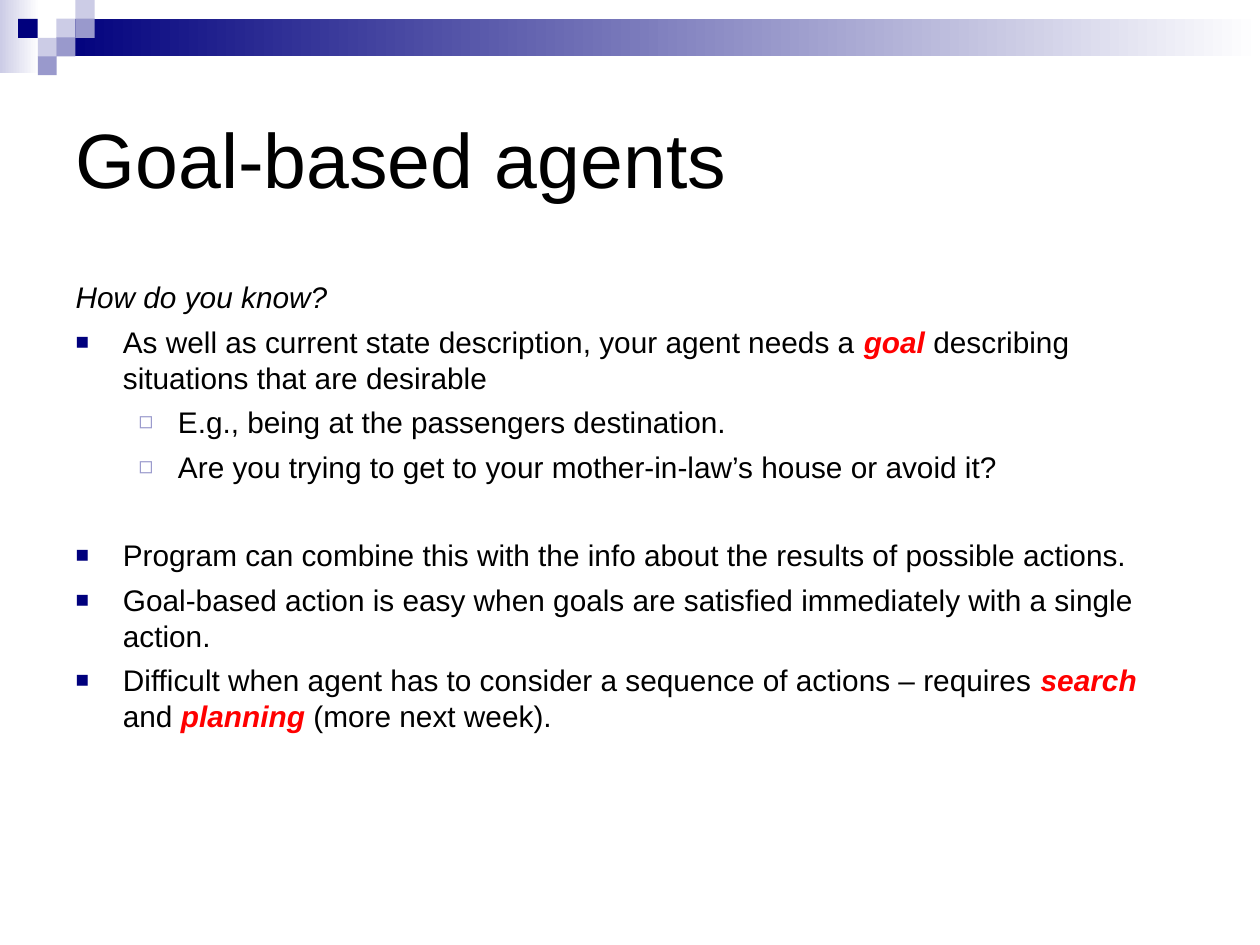
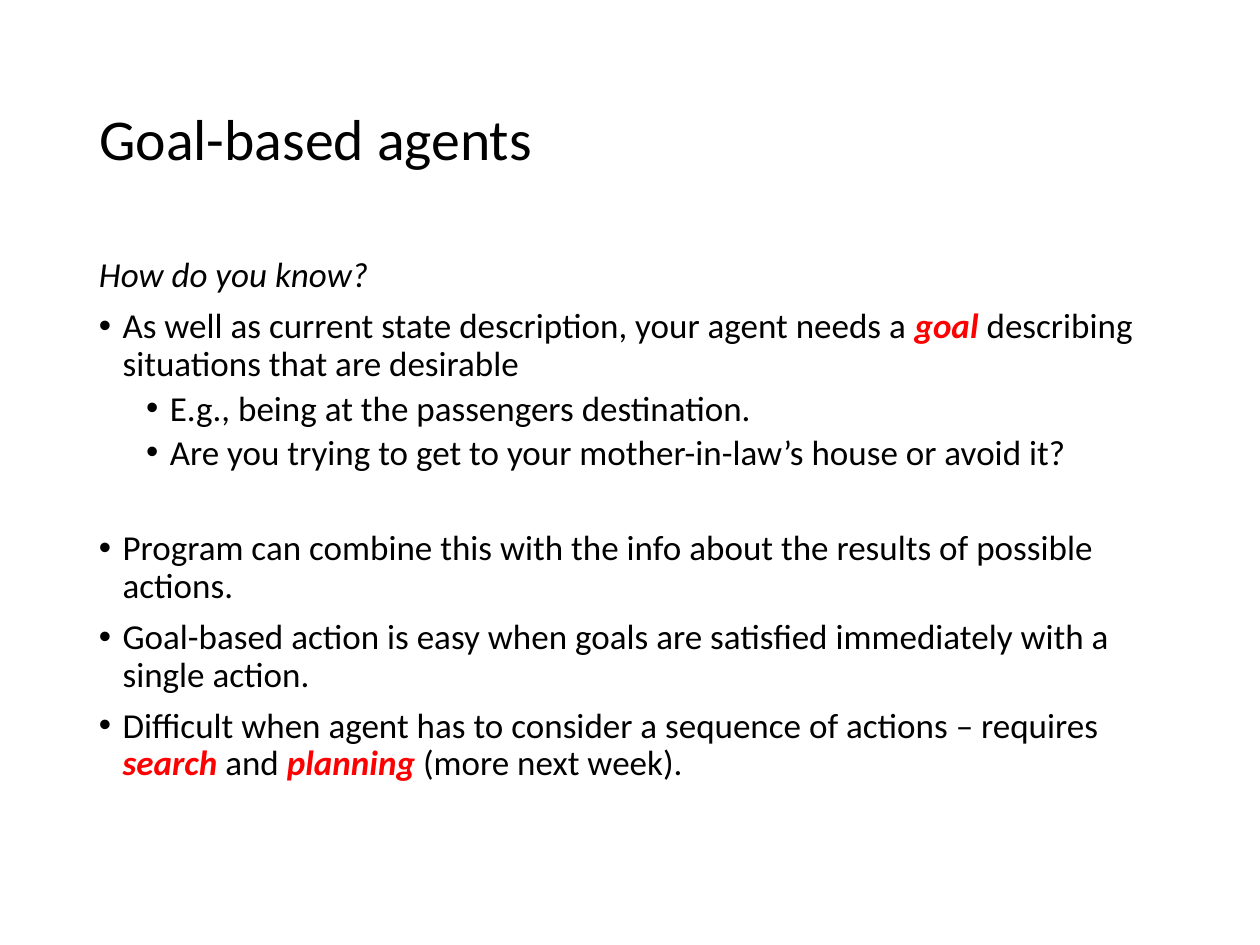
Before and after one commit to jayurbain/artificial-intelligence, a slide deck: slide 39 of slides/m2-agents.ppt (slide 38 before the commit). Drawn at 1260x945 pixels with LibreOffice and Linux fonts; fonts in the diff are those of the drawing. Boxes give left, top, right and bottom in pixels: in the first picture for what was removed or moved away, otherwise in the second. Text is boxed around its words. In the diff, an @@ line names an element or a change of style, - is before the commit and + after.

```diff
--- a/slides/m2-agents.ppt
+++ b/slides/m2-agents.ppt
@@ group removed at (0, 0, 1260, 76): 9 rectangles @@
@@ title "Goal-based agents": place and size @@
-title "Goal-based agents" at (76, 132, 726, 203)
+title "Goal-based agents" at (99, 120, 532, 170)
@@ title "Goal-based agents" at (99, 120, 532, 170): size 44 to 33 pt, font Arial to Calibri; line spacing 1 to 0.9 @@
@@ text "How do you know?": place and size @@
-text "How do you know?" at (76, 286, 1137, 732)
+text "How do you know?" at (99, 262, 1133, 781)
@@ text "How do you know?" at (99, 262, 1133, 781): size 17 to 20 pt, font Arial to Calibri; indent changed; line spacing 1 to 0.9; more space between paragraphs; bullet ■ to •; bullet colour #00007D to #000000; bullet ◻ to •; less space between paragraphs; bullet colour #9999CC to #000000 @@
```
Also in this commit, not shown: 50 other slides changed, 2 slides added, 5 other files.
